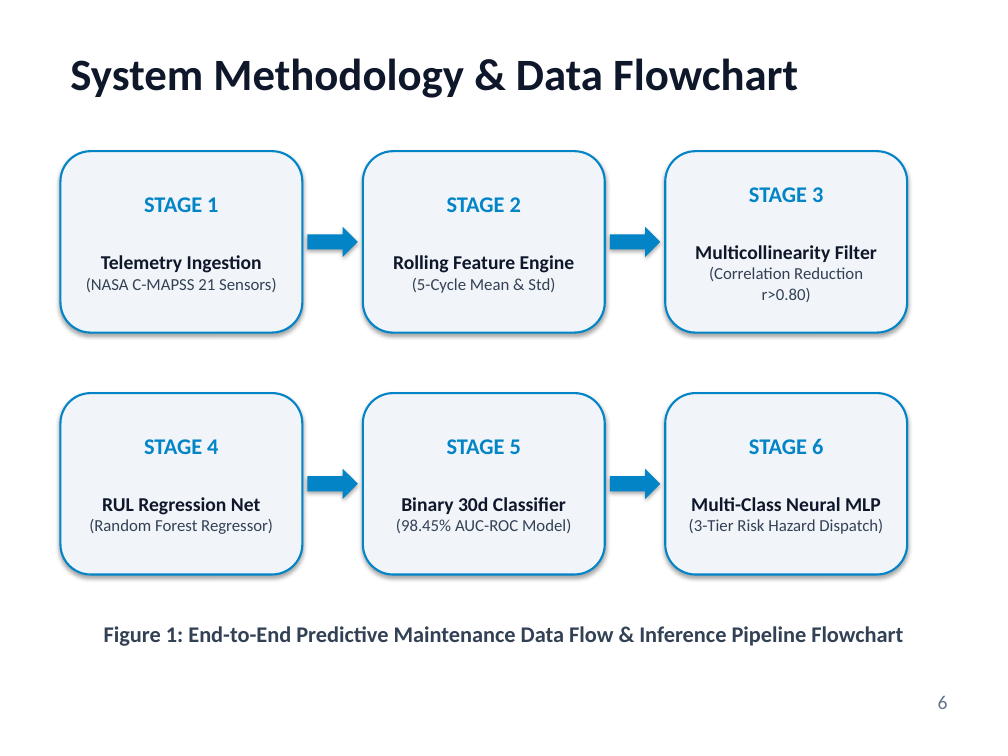
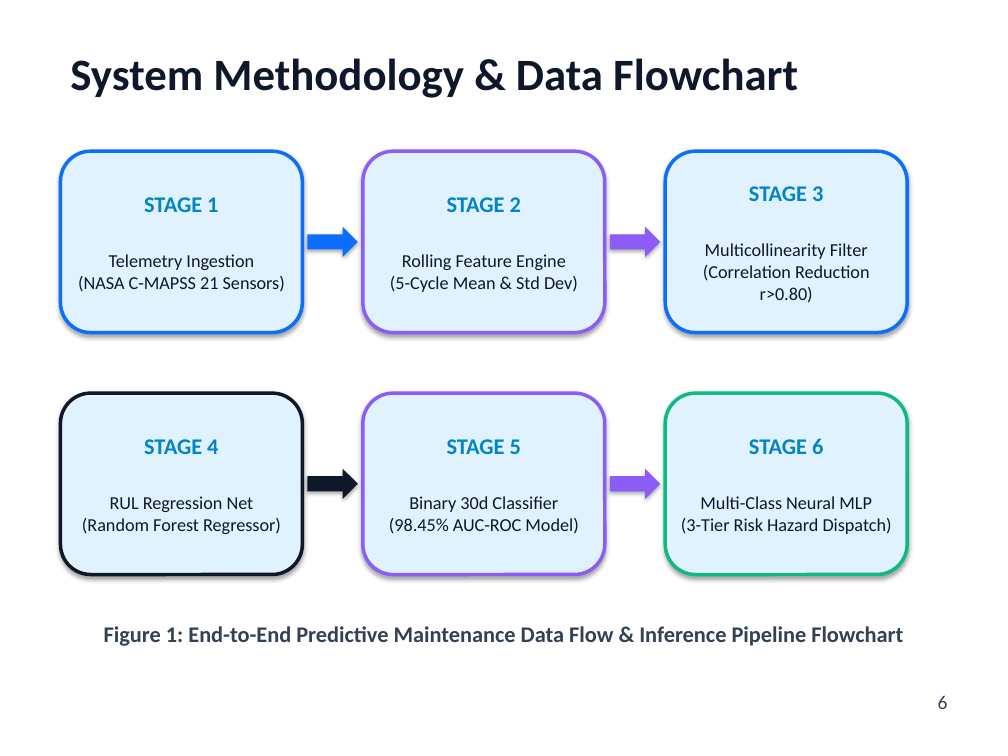
Before and after one commit to PiyushTiwari2051/Predictive-Master, a slide deck: slide 6 of Internship Presentation PPTs Template Final.pptx. Drawn at 1008x756 pixels with LibreOffice and Linux fonts; fonts in the diff are those of the drawing. Boxes give left, top, right and bottom in pixels: in the first picture for what was removed or moved away, otherwise in the second. Text is boxed around its words. In the diff, an @@ line names an element or a change of style, - is before the commit and + after.

Commit message:
Update 18-slide presentation with exact bullet line-wrapping, stage text cards, and slide alignments

```diff
--- a/Internship Presentation PPTs Template Final.pptx
+++ b/Internship Presentation PPTs Template Final.pptx
@@ rounded rectangle "STAGE 1" at (x1=60, y1=151, x2=302, y2=333): fill #F1F5F9 to #E0F2FE; outline #0284C7 1.5 pt to #0D6EFD 2.5 pt @@
@@ rounded rectangle "STAGE 2" at (x1=363, y1=151, x2=605, y2=333): fill #F1F5F9 to #E0F2FE; outline #0284C7 1.5 pt to #8B5CF6 2.5 pt @@
@@ rounded rectangle "STAGE 3" at (x1=665, y1=151, x2=907, y2=333): fill #F1F5F9 to #E0F2FE; outline #0284C7 1.5 pt to #0D6EFD 2.5 pt @@
@@ right arrow at (x1=307, y1=227, x2=358, y2=257): fill #0284C7 to #0D6EFD @@
@@ right arrow at (x1=610, y1=227, x2=660, y2=257): fill #0284C7 to #8B5CF6 @@
@@ text in rounded rectangle at (x1=78, y1=254, x2=285, y2=292): text changed; size 12 to 13 pt; text colour #334155 to #0F172A @@
-Telemetry Ingestion
-(NASA C-MAPSS 21 Sensors)
+Telemetry Ingestion
+(NASA C-MAPSS 21 Sensors)
@@ text in rounded rectangle at (x1=390, y1=254, x2=578, y2=292): text changed; size 14 to 13 pt; bold off @@
-Rolling Feature Engine
-(5-Cycle Mean & Std)
+Rolling Feature Engine
+(5-Cycle Mean & Std Dev)
@@ text in rounded rectangle at (x1=703, y1=243, x2=870, y2=303): text changed; size 12 to 13 pt; text colour #334155 to #0F172A @@
-Multicollinearity Filter
-(Correlation Reduction r>0.80)
+Multicollinearity Filter
+(Correlation Reduction r>0.80)
@@ rounded rectangle "STAGE 4" at (x1=60, y1=393, x2=302, y2=575): fill #F1F5F9 to #E0F2FE; outline #0284C7 1.5 pt to #0F172A 2.5 pt @@
@@ rounded rectangle "STAGE 5" at (x1=363, y1=393, x2=605, y2=575): fill #F1F5F9 to #E0F2FE; outline #0284C7 1.5 pt to #8B5CF6 2.5 pt @@
@@ rounded rectangle "STAGE 6" at (x1=665, y1=393, x2=907, y2=575): fill #F1F5F9 to #E0F2FE; outline #0284C7 1.5 pt to #10B981 2.5 pt @@
@@ right arrow at (x1=307, y1=469, x2=358, y2=499): fill #0284C7 to #0F172A @@
@@ right arrow at (x1=610, y1=469, x2=660, y2=499): fill #0284C7 to #8B5CF6 @@
@@ text in rounded rectangle at (x1=82, y1=496, x2=281, y2=534): text changed; size 12 to 13 pt; text colour #334155 to #0F172A @@
-RUL Regression Net
-(Random Forest Regressor)
+RUL Regression Net
+(Random Forest Regressor)
@@ text in rounded rectangle at (x1=389, y1=496, x2=578, y2=534): text changed; size 12 to 13 pt; text colour #334155 to #0F172A @@
-Binary 30d Classifier
-(98.45% AUC-ROC Model)
+Binary 30d Classifier
+(98.45% AUC-ROC Model)
@@ text in rounded rectangle at (x1=681, y1=496, x2=892, y2=534): text changed; size 12 to 13 pt; text colour #334155 to #0F172A @@
-Multi-Class Neural MLP
-(3-Tier Risk Hazard Dispatch)
+Multi-Class Neural MLP
+(3-Tier Risk Hazard Dispatch)
@@ text "6" at (x1=938, y1=695, x2=948, y2=709): text colour #64748B to #334155 @@
```
Also in this commit, not shown: 16 other slides changed, 1 other file.
